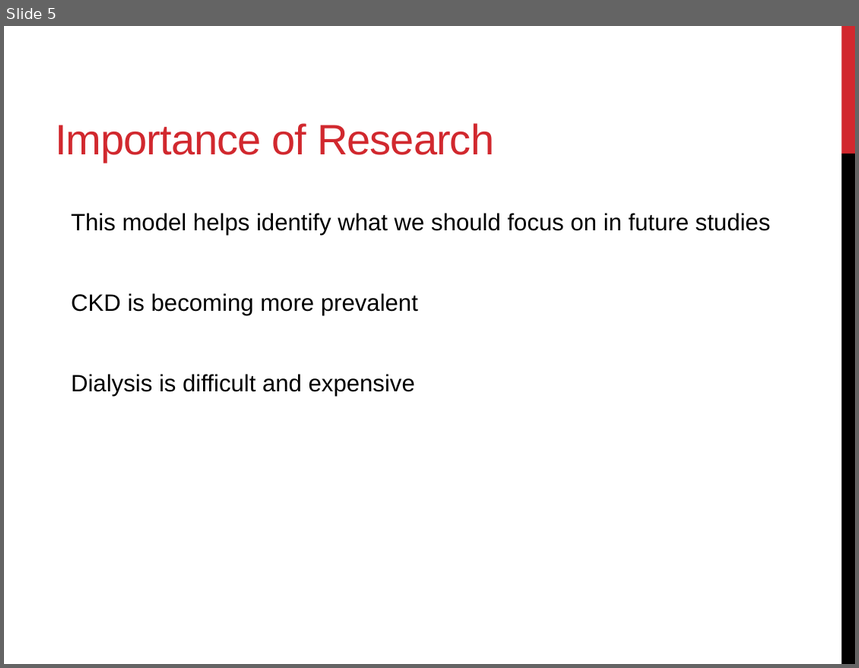
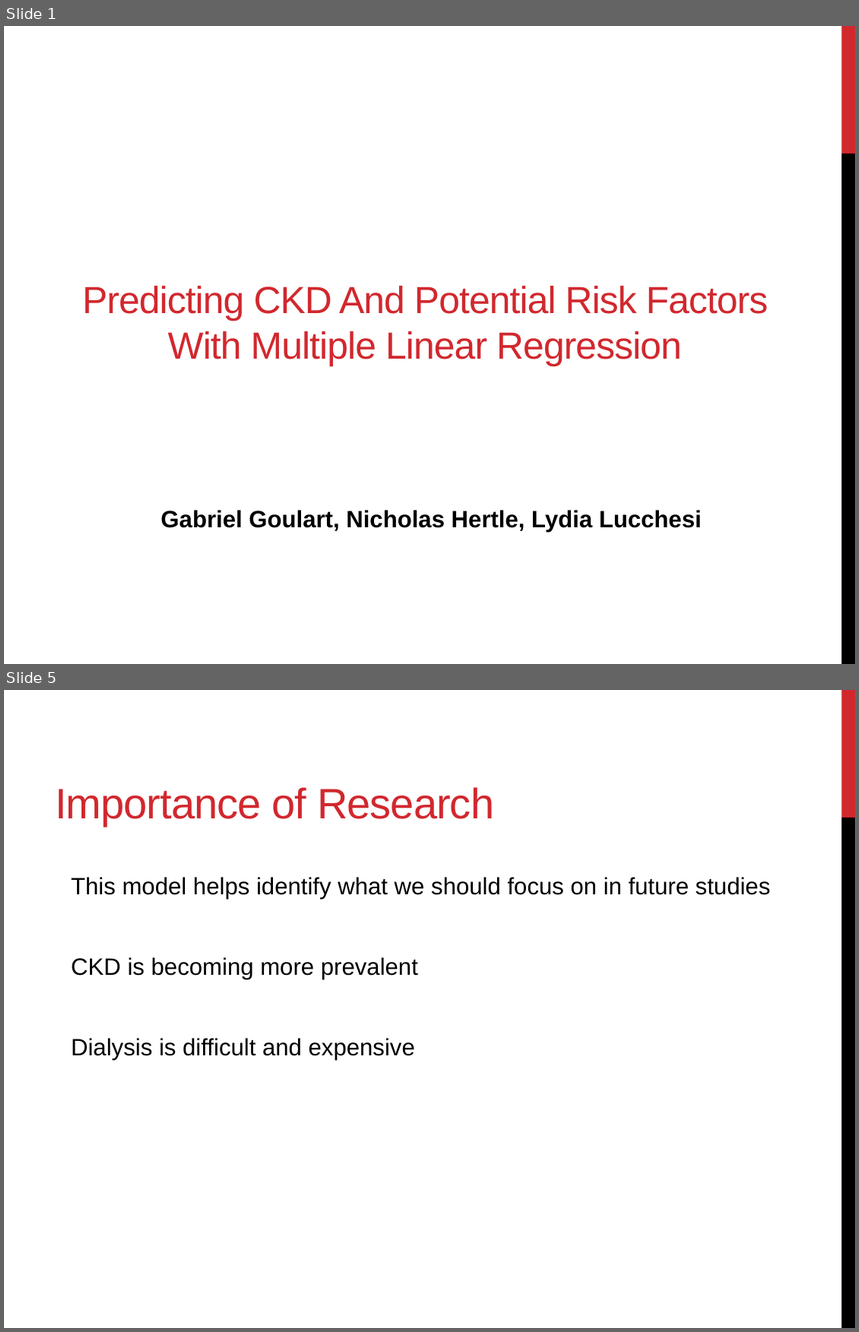
Before and after one commit to hertlen/bdsi16ehr, a slide deck: CKD.pptx. Shown one above the other, each under a label of ours: slide 5 before the commit, slides 1 and 5 after it; the slides between them are not shown. The pictures are 859x668 and 859x1332 pixels, drawn with LibreOffice and Linux fonts; fonts in the diff are those of the drawing. Boxes give left, top, right and bottom in pixels: in the first picture for what was removed or moved away, otherwise in the second. Text is boxed around its words. In the diff, an @@ line names an element or a change of style, - is before the commit and + after.

```diff
--- a/CKD.pptx
+++ b/CKD.pptx
@@ slide 1 added at (4,26,855,664), background #FFFFFF; not listed: 2 template elements that a slide beside it also shows @@
@@ title added at (82,286,769,367), 32 pt, text #D1282E @@
+Predicting CKD And Potential Risk Factors With Multiple Linear Regression
@@ text added at (161,510,702,532), 20 pt, text #000000, bold @@
+Gabriel Goulart, Nicholas Hertle, Lydia Lucchesi
```
Also in this commit, not shown: 1 slide changed, 1 other slide added, 2 slides removed.
